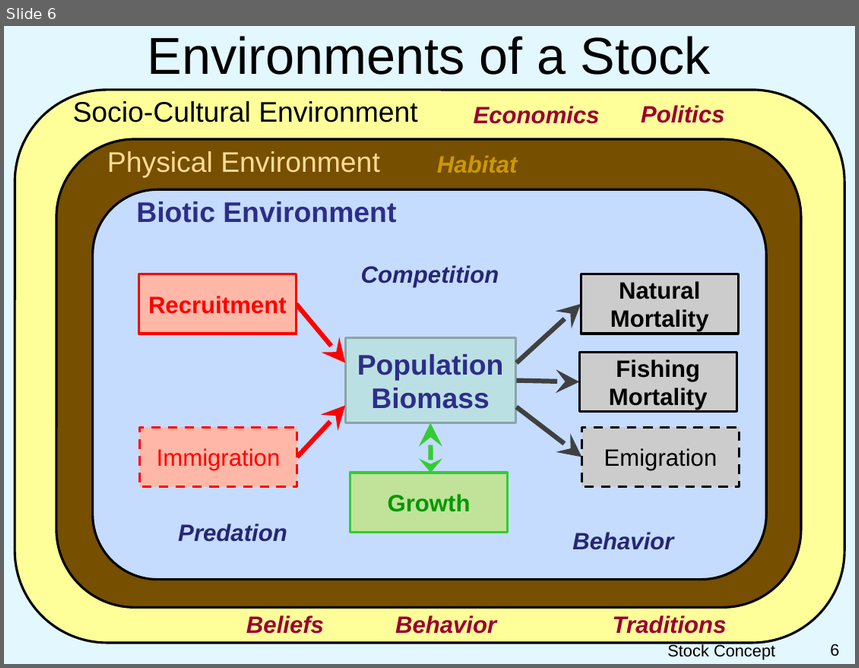
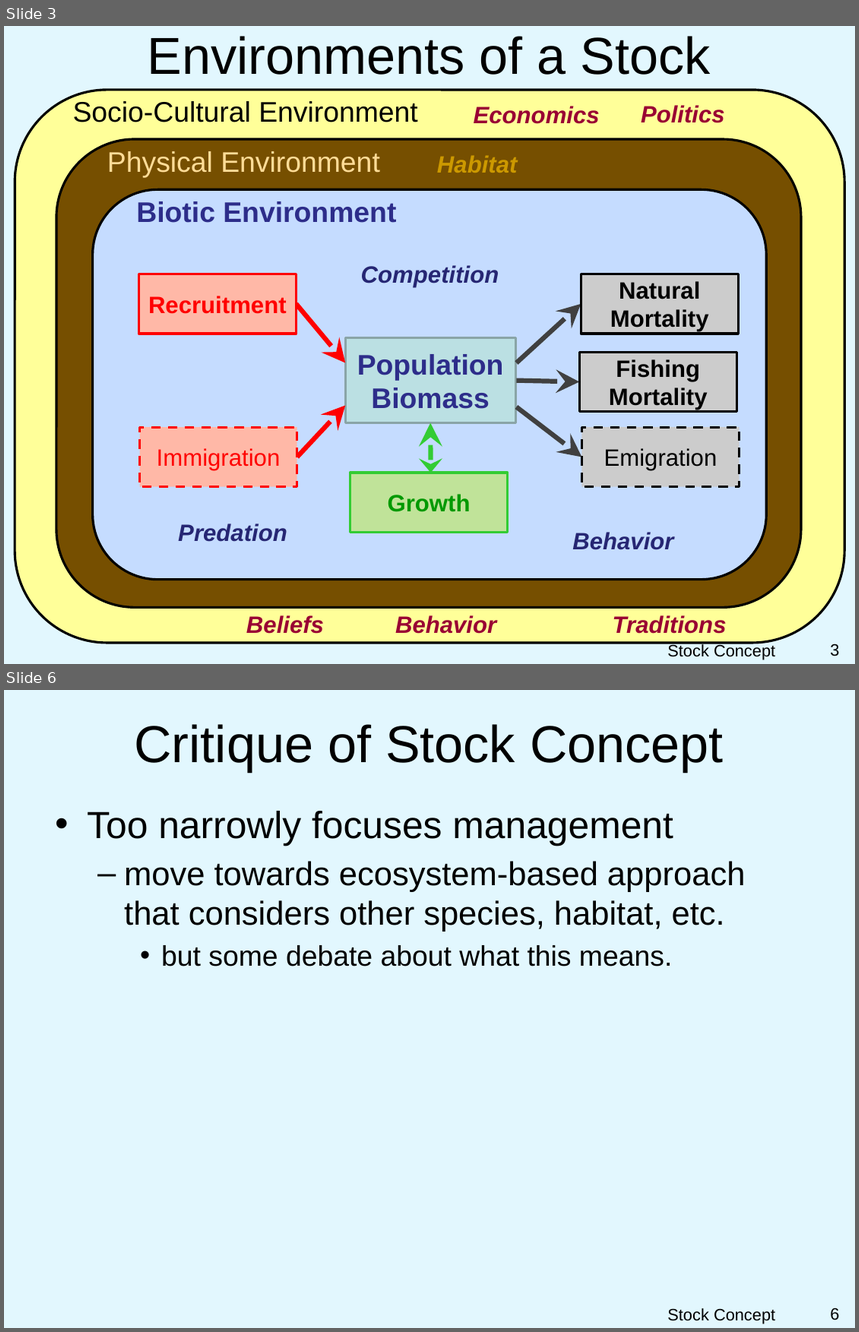
Before and after one commit to droglenc/NCNRS349, a slide deck: modules/ClassIntro/PPT_Stock.pptx. Shown one above the other, each under a label of ours: slide 6 before the commit, slides 3 and 6 after it; the slides between them are not shown. The pictures are 859x668 and 859x1332 pixels, drawn with LibreOffice and Linux fonts; fonts in the diff are those of the drawing; background and template pictures are left out. Boxes give left, top, right and bottom in pixels: in the first picture for what was removed or moved away, otherwise in the second. Text is boxed around its words. In the diff, an @@ line names an element or a change of style, - is before the commit and + after.

Commit message:
Updated Stock Concepts slides

```diff
--- a/modules/ClassIntro/PPT_Stock.pptx
+++ b/modules/ClassIntro/PPT_Stock.pptx
@@ slide 6 added at bbox=[4, 690, 855, 1328], background picture (left out) @@
@@ title added at bbox=[135, 724, 724, 772], 44 pt, text #000000 @@
+Critique of Stock Concept
@@ text added at bbox=[87, 811, 745, 967], 28 pt, text #000000 @@
+• Too narrowly focuses management
+  – move towards ecosystem-based approach that considers other species, habitat, etc.
+    • but some debate about what this means.
@@ text added at bbox=[667, 1309, 775, 1324], 14 pt, text #000000 @@
+Stock Concept
@@ page number added at bbox=[830, 1308, 839, 1321], 14 pt, text #000000 @@
+6
@@ what was slide 6 is now slide 3 @@
@@ page number at bbox=[830, 644, 839, 657]: text changed @@
-6
+3
```
Also in this commit, not shown: 2 slides changed, 1 other slide added, 2 slides removed.
